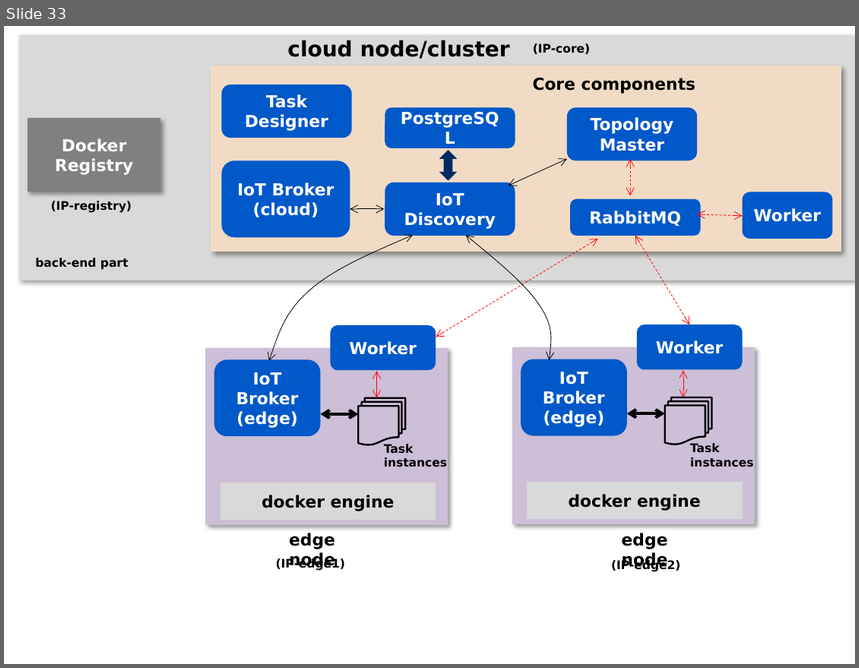
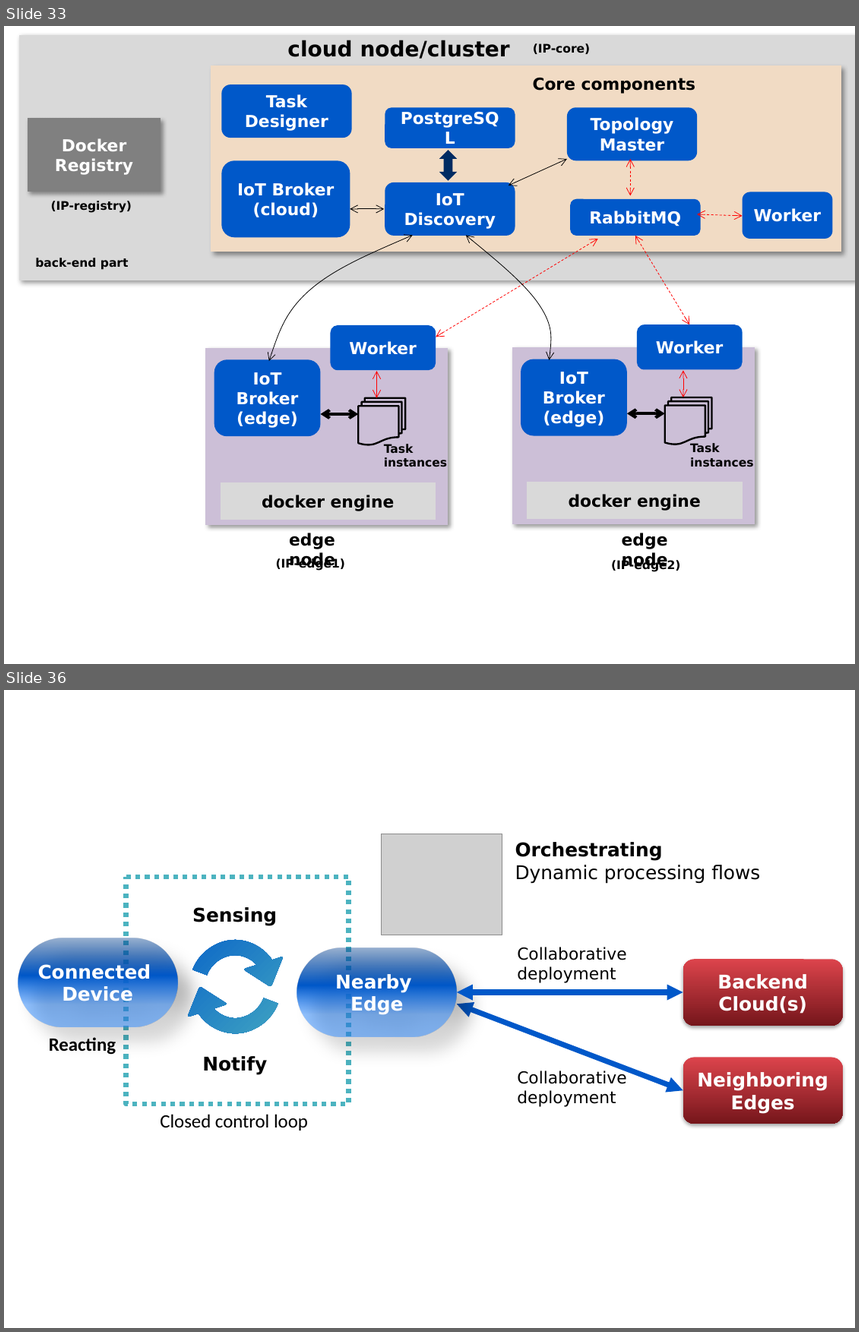
Before and after one commit to smartfog/fogflow, a slide deck: doc/en/source/figures/figures.pptx. Shown one above the other, each under a label of ours: slide 33 before the commit, slides 33 and 36 after it; the slides between them are not shown. The pictures are 859x668 and 859x1332 pixels, drawn with LibreOffice and Linux fonts; fonts in the diff are those of the drawing; grey boxes stand for pictures. Boxes give left, top, right and bottom in pixels: in the first picture for what was removed or moved away, otherwise in the second. Text is boxed around its words. In the diff, an @@ line names an element or a change of style, - is before the commit and + after.

```diff
--- a/doc/en/source/figures/figures.pptx
+++ b/doc/en/source/figures/figures.pptx
@@ slide 36 added at [4, 690, 855, 1328], background #FFFFFF @@
@@ picture added at [381, 834, 503, 934] @@
@@ text added at [515, 842, 663, 861], 16 pt, text #000000, bold @@
+Orchestrating
@@ text added at [515, 865, 760, 884], 16 pt, text #000000 @@
+Dynamic processing flows
@@ rectangle added at [126, 876, 348, 1104], outline #4CB3C0 4 pt dashed @@
@@ freeform shape added at [164, 916, 306, 1057], fill gradient #4CB3C0 to #0058C9 @@
@@ text added at [192, 907, 277, 926], 16 pt, text #000000, bold @@
+Sensing
@@ rounded rectangle added at [18, 939, 177, 1028], fill gradient #318BFF to #0058C9 to #003D8B, 16 pt, text #FFFFFF, bold @@
+Connected
+Device
@@ rounded rectangle added at [297, 948, 457, 1037], fill gradient #318BFF to #0058C9 to #003D8B, 16 pt, text #FFFFFF, bold @@
+Nearby
+Edge
@@ text added at [517, 947, 626, 983], 14 pt, text #000000 @@
+Collaborative
+deployment
@@ rounded rectangle added at [683, 959, 843, 1025], fill gradient #DC444C to #76161B, 16 pt, text #FFFFFF, bold @@
+Backend
+Cloud(s)
@@ double arrow added from (457, 1004) to (683, 1091), #DC444C 4.5 pt @@
@@ double arrow added from (457, 992) to (683, 992), #DC444C 4.5 pt @@
@@ text added at [49, 1037, 116, 1054], 16 pt, text #000000, bold @@
+Reacting
@@ text added at [202, 1056, 267, 1075], 16 pt, text #000000, bold @@
+Notify
@@ text added at [517, 1070, 626, 1107], 14 pt, text #000000 @@
+Collaborative
+deployment
@@ rounded rectangle added at [683, 1058, 843, 1124], fill gradient #DC444C to #76161B, 16 pt, text #FFFFFF, bold @@
+Neighboring
+Edges
@@ text added at [160, 1114, 308, 1131], 16 pt, text #000000 @@
+Closed control loop
```
Also in this commit, not shown: 6 other slides added, 10 other files.
